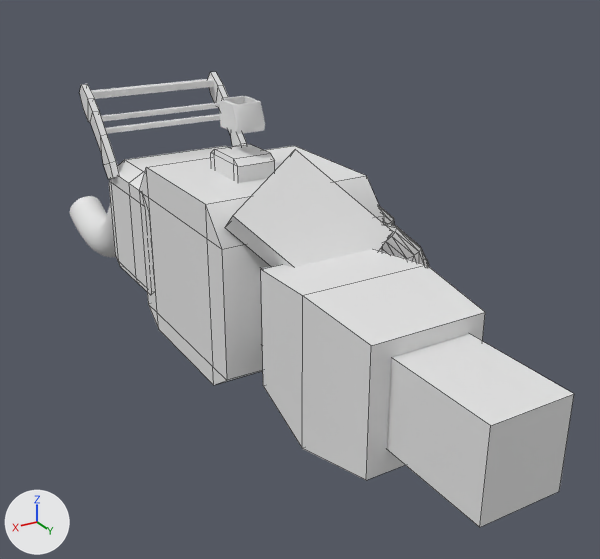
Two versions of the FBX model Assets/Tests/Arma_simple_a_teledirigido.FBX, one commit apart.
The view is the same before and after, from a 50 mm lens placed at (3.48, 5.14, 2.43), pointed at (-0.85, -2.09, -1.19). Lighting does not change. The marker at lower left points along +X, +Y and +Z. Both versions are drawn at frame 6 of the action 'Take 001'; the numbers are the values there. Mesh edges are drawn as thin lines on the coarser meshes.
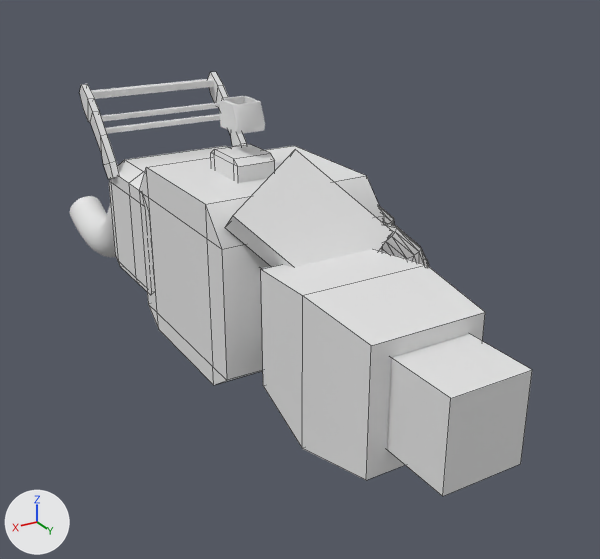
Where the change shows, as pixel boxes (x1, y1, x2, y2) in the pictures (600 x 559 px):
'Box029', moved, rescaled (13% narrower, 12% shorter)
    before: (261, 266, 574, 527)
    after: (261, 266, 532, 496)

The change in detail:
Object 'Box029' (ob_box029) moves from (0.46, 0.61, -0.59) to (0.46, 0.49, -0.59).
Object 'Box029' (ob_box029) is rescaled from (0.0427, 0.0254, 0.0254) to (0.0368, 0.0254, 0.0254).
